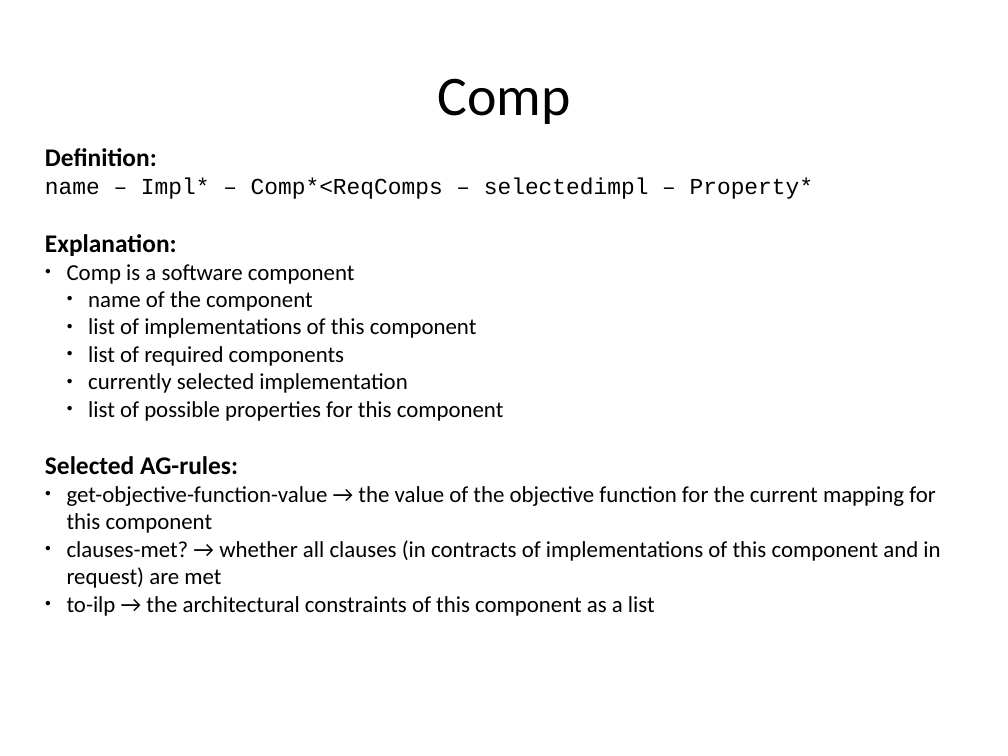
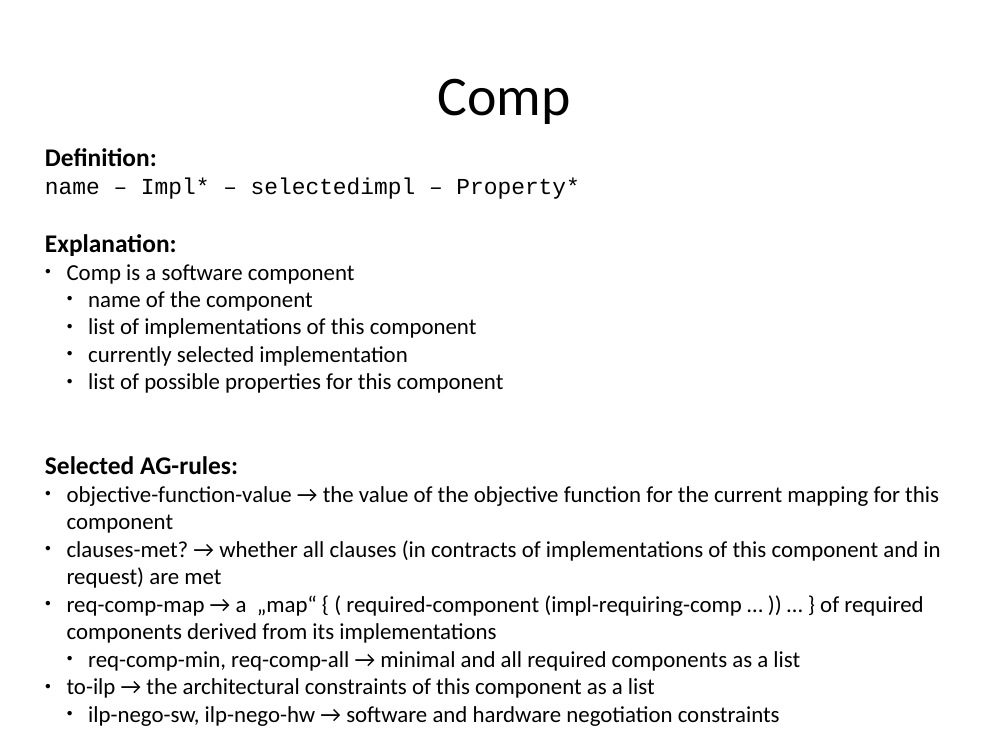
Before and after one commit to rene-schoene/racr-mquat, a slide deck: slide 22 of doc/the-model.odp (slide 15 before the commit). Drawn at 1008x756 pixels with LibreOffice and Linux fonts; fonts in the diff are those of the drawing. Boxes give left, top, right and bottom in pixels: in the first picture for what was removed or moved away, otherwise in the second. Text is boxed around its words. In the diff, an @@ line names an element or a change of style, - is before the commit and + after.

```diff
--- a/doc/the-model.odp
+++ b/doc/the-model.odp
@@ text at bbox=[45, 178, 579, 199]: text changed @@
-name – Impl* – Comp*<ReqComps – selectedimpl – Property*
+name – Impl* – selectedimpl – Property*
@@ text at bbox=[88, 346, 345, 366]: paragraph removed @@
-  ● list of required components
@@ text at bbox=[67, 486, 939, 533]: text changed @@
-● get-objective-function-value → the value of the objective function for the current mapping for this component
+● objective-function-value → the value of the objective function for the current mapping for this component
@@ text at bbox=[67, 595, 923, 671]: paragraphs added @@
+● req-comp-map → a „map“ { ( required-component (impl-requiring-comp … )) … } of required components derived from its implementations
+  ● req-comp-min, req-comp-all → minimal and all required components as a list
@@ text at bbox=[88, 706, 780, 726]: paragraph added @@
+  ● ilp-nego-sw, ilp-nego-hw → software and hardware negotiation constraints
```
Also in this commit, not shown: 21 other slides changed, 7 slides added, 1 other file.
